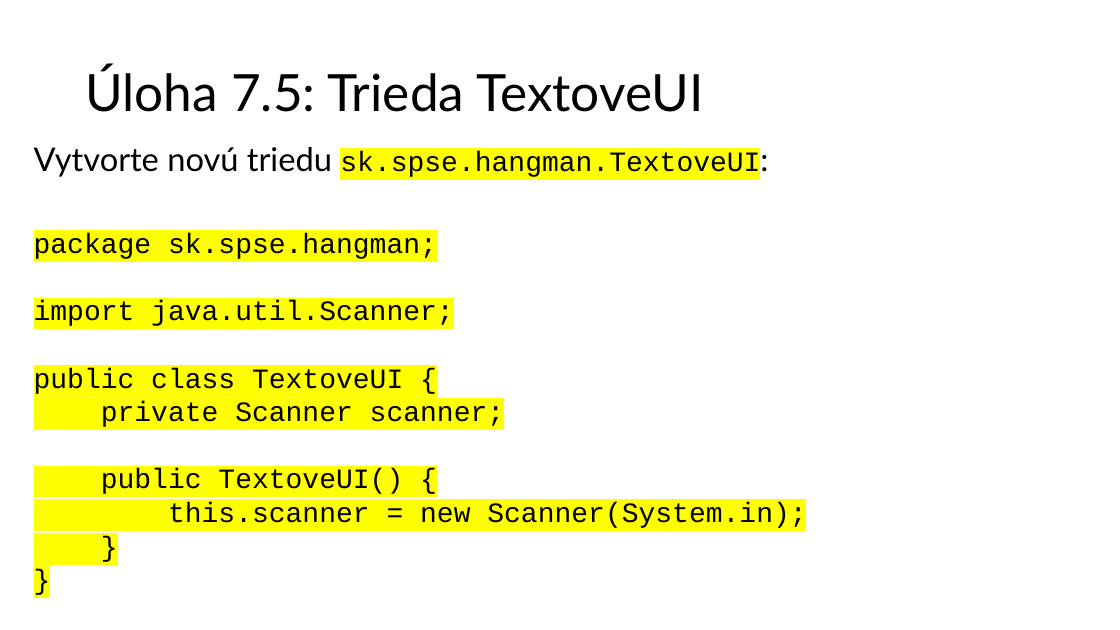
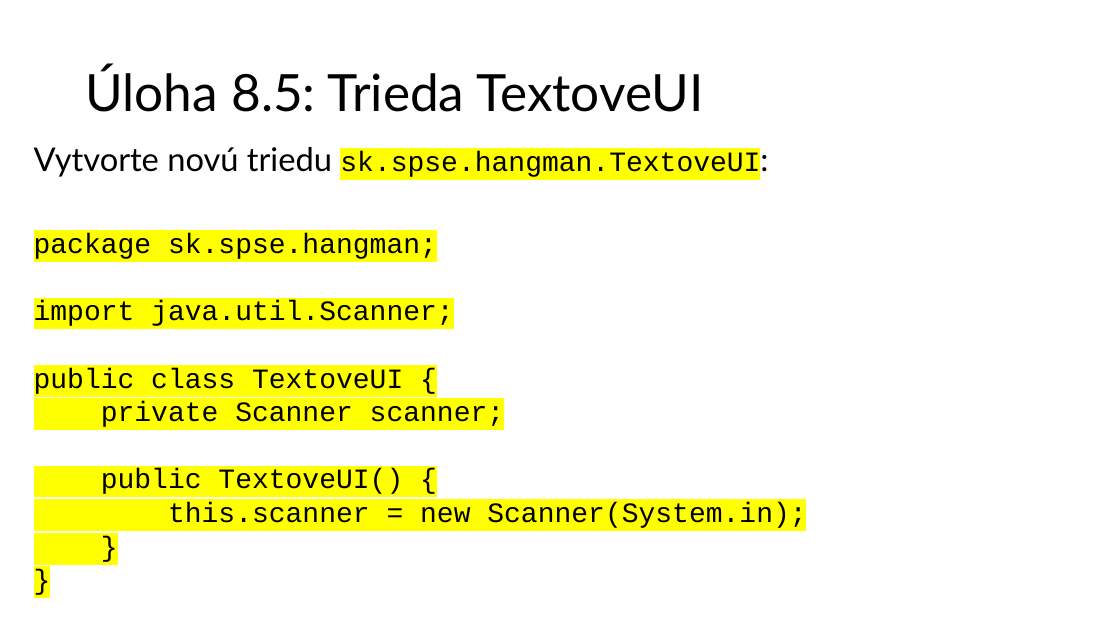
Before and after one commit to wagjo/oop, a slide deck: slide 9 of prezentacie/c08w.pptx. Drawn at 1120x630 pixels with LibreOffice and Linux fonts; fonts in the diff are those of the drawing. Boxes give left, top, right and bottom in pixels: in the first picture for what was removed or moved away, otherwise in the second. Text is boxed around its words. In the diff, an @@ line names an element or a change of style, - is before the commit and + after.

```diff
--- a/prezentacie/c08w.pptx
+++ b/prezentacie/c08w.pptx
@@ title at <box>85,66,703,112</box>: text changed @@
-Úloha 7.5: Trieda TextoveUI
+Úloha 8.5: Trieda TextoveUI
```
Also in this commit, not shown: 7 other slides changed, 8 other files.
